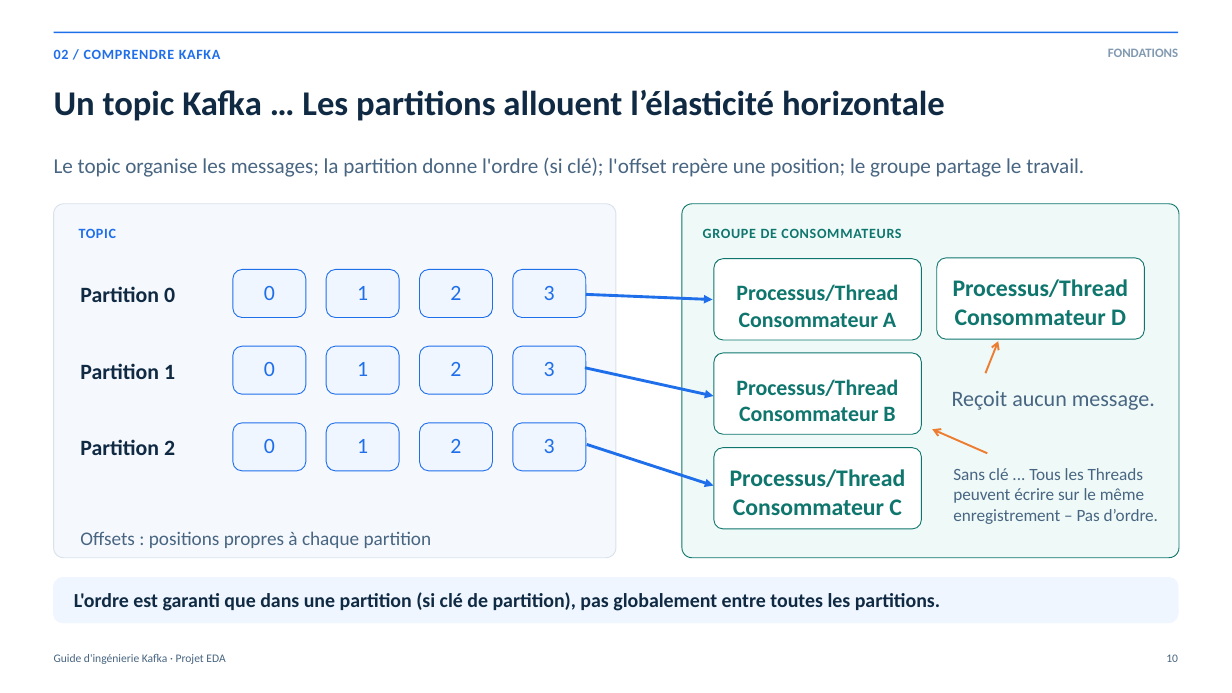
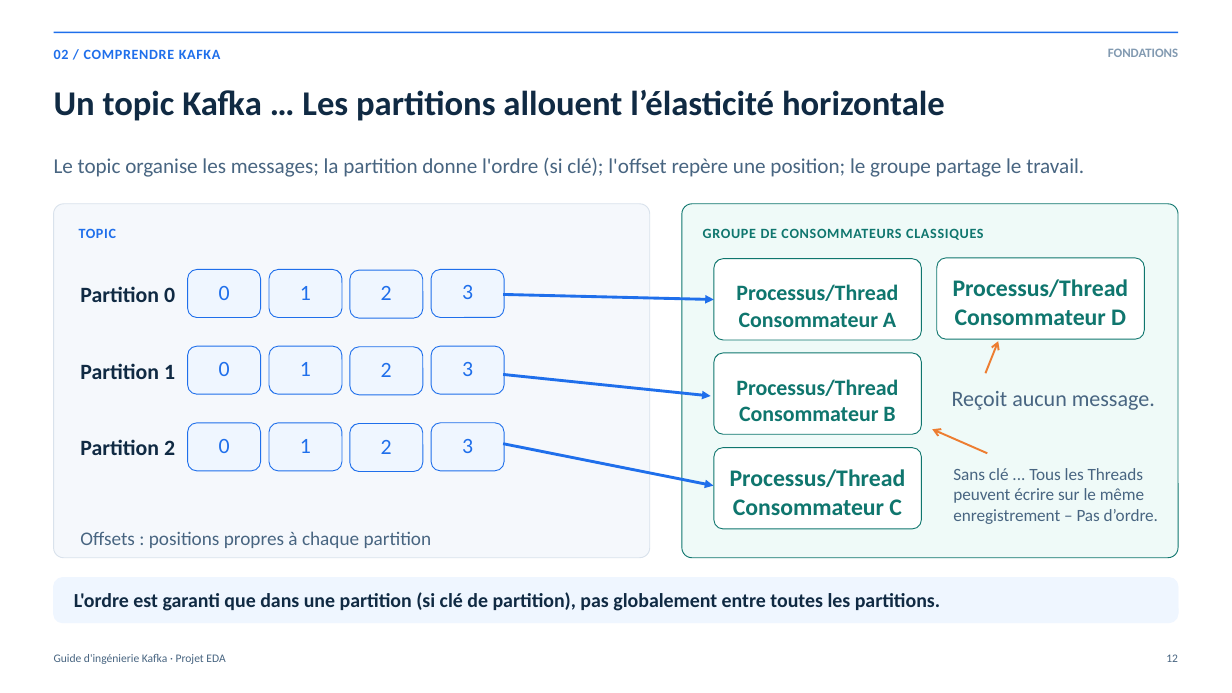
Before and after one commit to rdemers/org-rd-fullstack-springboot-eda, a slide deck: slide 12 of doc/presentation/org-rd-fullstack-springboot-eda-fr.pptx. Drawn at 1232x693 pixels with LibreOffice and Linux fonts; fonts in the diff are those of the drawing. Boxes give left, top, right and bottom in pixels: in the first picture for what was removed or moved away, otherwise in the second. Text is boxed around its words. In the diff, an @@ line names an element or a change of style, - is before the commit and + after.

```diff
--- a/doc/presentation/org-rd-fullstack-springboot-eda-fr.pptx
+++ b/doc/presentation/org-rd-fullstack-springboot-eda-fr.pptx
@@ rounded rectangle: place and size @@
-rounded rectangle at (54,204,616,558)
+rounded rectangle at (54,204,650,558)
@@ text at (703,228,983,240): text changed @@
-GROUPE DE CONSOMMATEURS
+GROUPE DE CONSOMMATEURS CLASSIQUES
@@ 3 texts, 3 rounded rectangles: place and size @@
-3 texts, 3 rounded rectangles at (233,270,306,471)
+3 texts, 3 rounded rectangles at (188,270,261,471)
@@ arrow moved from (586, 295) - (713, 299) to (504, 295) - (714, 299) @@
@@ arrow moved from (585, 368) - (714, 396) to (504, 374) - (711, 396) @@
@@ 3 texts, 3 rounded rectangles: place and size @@
-3 texts, 3 rounded rectangles at (326,270,399,471)
+3 texts, 3 rounded rectangles at (269,270,342,471)
@@ 3 texts, 3 rounded rectangles: place and size @@
-3 texts, 3 rounded rectangles at (420,270,493,471)
+3 texts, 3 rounded rectangles at (350,270,423,471)
@@ 3 texts, 3 rounded rectangles: place and size @@
-3 texts, 3 rounded rectangles at (513,270,586,471)
+3 texts, 3 rounded rectangles at (432,270,505,471)
@@ arrow moved from (587, 445) - (714, 486) to (504, 444) - (714, 486) @@
@@ text at (1166,654,1178,662): text changed @@
-10
+12
```
Also in this commit, not shown: 39 other slides changed, 2 slides added, 1 slide removed, 10 other files.
